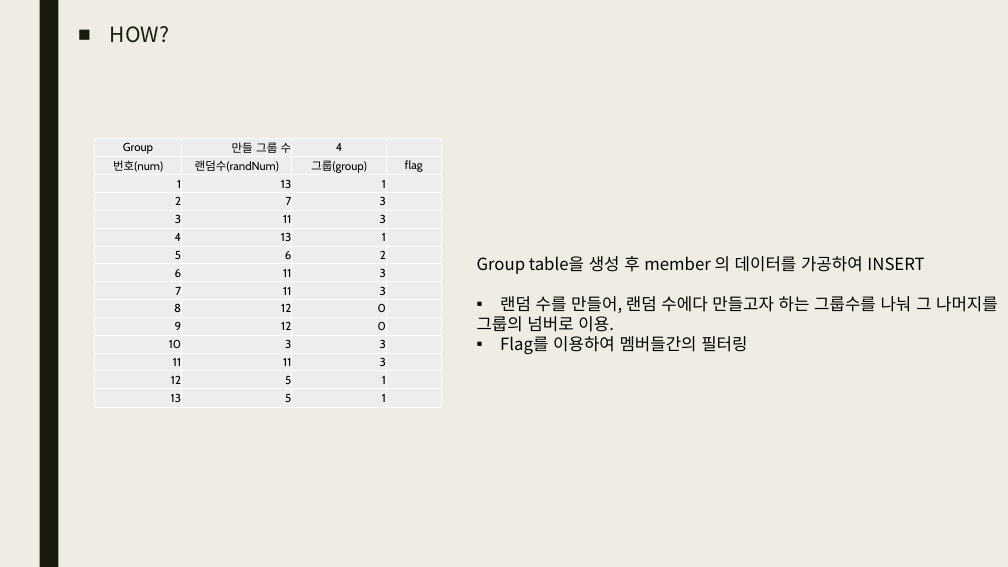
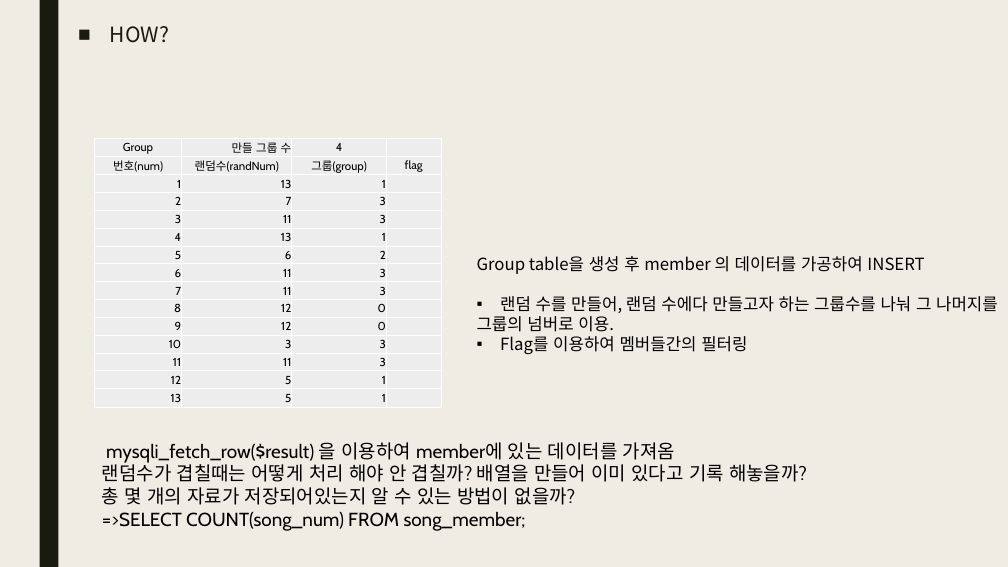
Before and after one commit to qhftkf1/02.S01_GroupMaker, a slide deck: slide 10 of S01_그룹 지정하기.pptx (slide 5 before the commit). Drawn at 1008x567 pixels with LibreOffice and Linux fonts; fonts in the diff are those of the drawing. Boxes give left, top, right and bottom in pixels: in the first picture for what was removed or moved away, otherwise in the second. Text is boxed around its words. In the diff, an @@ line names an element or a change of style, - is before the commit and + after.

```diff
--- a/S01_그룹 지정하기.pptx
+++ b/S01_그룹 지정하기.pptx
@@ text added at (102, 442, 807, 531), 18 pt, text #000000 @@
+mysqli_fetch_row($result) 을 이용하여 member에 있는 데이터를 가져옴
+랜덤수가 겹칠때는 어떻게 처리 해야 안 겹칠까? 배열을 만들어 이미 있다고 기록 해놓을까?
+총 몇 개의 자료가 저장되어있는지 알 수 있는 방법이 없을까?
+=>SELECT COUNT(song_num) FROM song_member;
```
Also in this commit, not shown: 7 slides added, 8 other files.
